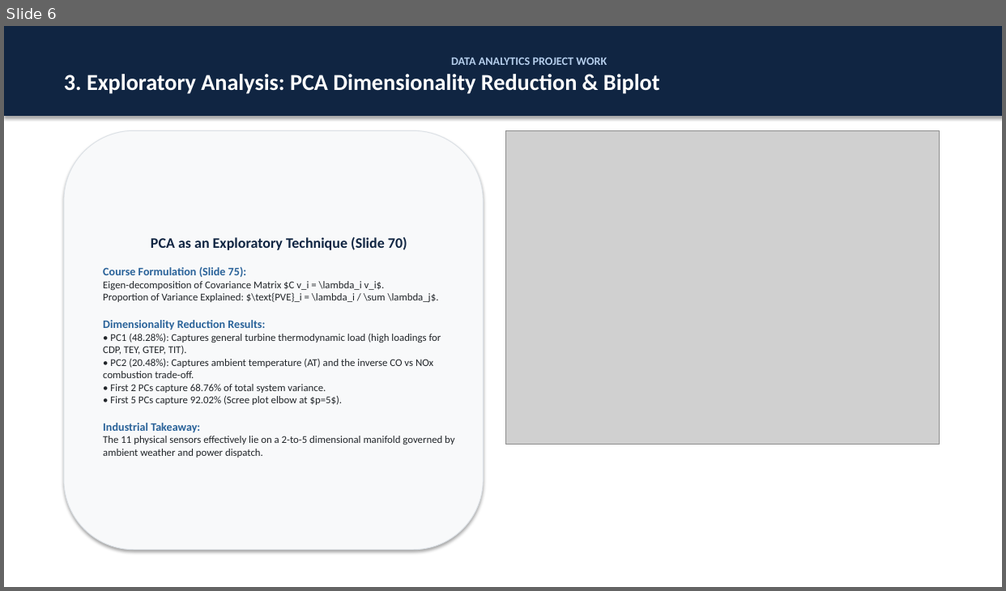
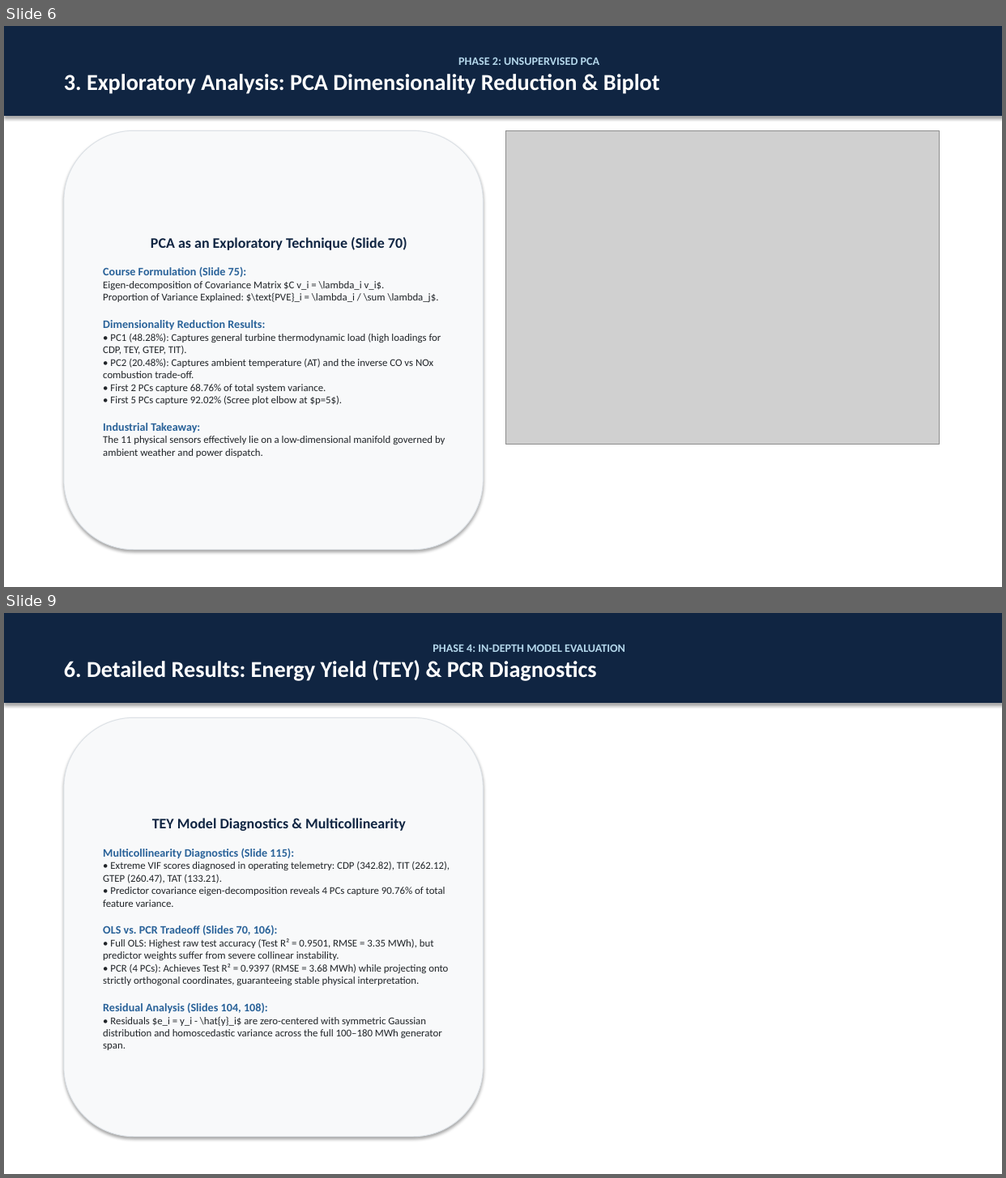
Before and after one commit to guidomariadifiore/DataAnalysisProject, a slide deck: presentation.pptx. Shown one above the other, each under a label of ours: slide 6 before the commit, slides 6 and 9 after it; the slides between them are not shown. The pictures are 1006x591 and 1006x1178 pixels, drawn with LibreOffice and Linux fonts; fonts in the diff are those of the drawing; grey boxes stand for pictures. Boxes give left, top, right and bottom in pixels: in the first picture for what was removed or moved away, otherwise in the second. Text is boxed around its words. In the diff, an @@ line names an element or a change of style, - is before the commit and + after.

```diff
--- a/presentation.pptx
+++ b/presentation.pptx
@@ slide 9 added at <box>4,613,1002,1174</box>, background #FFFFFF @@
@@ rectangle added at <box>4,613,1002,703</box>, fill #102542, outline #102542 0.75 pt, 22 pt, text #FFFFFF, bold @@
+PHASE 4: IN-DEPTH MODEL EVALUATION
+6. Detailed Results: Energy Yield (TEY) & PCR Diagnostics
@@ rounded rectangle added at <box>64,717,484,1137</box>, fill #F8F9FA, outline #DCE1E6 0.75 pt, 10 pt, text #212529 @@
+TEY Model Diagnostics & Multicollinearity
+Multicollinearity Diagnostics (Slide 115):
+• Extreme VIF scores diagnosed in operating telemetry: CDP (342.82), TIT (262.12), GTEP (260.47), TAT (133.21).
+• Predictor covariance eigen-decomposition reveals 4 PCs capture 90.76% of total feature variance.
+OLS vs. PCR Tradeoff (Slides 70, 106):
+• Full OLS: Highest raw test accuracy (Test R² = 0.9501, RMSE = 3.35 MWh), but predictor weights suffer from severe collinear instability.
+• PCR (4 PCs): Achieves Test R² = 0.9397 (RMSE = 3.68 MWh) while projecting onto strictly orthogonal coordinates, guaranteeing stable physical interpretation.
+Residual Analysis (Slides 104, 108):
+• Residuals $e_i = y_i - \hat{y}_i$ are zero-centered with symmetric Gaussian distribution and homoscedastic variance across the full 100–180 MWh generator span.
@@ slide 6 changed as well @@
@@ text in rectangle at <box>458,57,600,65</box>: text changed; text colour #B4CDEB to #B4D7EB @@
-DATA ANALYTICS PROJECT WORK
+PHASE 2: UNSUPERVISED PCA
@@ text in rounded rectangle at <box>103,436,445,458</box>: text changed @@
-The 11 physical sensors effectively lie on a 2-to-5 dimensional manifold governed by ambient weather and power dispatch.
+The 11 physical sensors effectively lie on a low-dimensional manifold governed by ambient weather and power dispatch.
```
Also in this commit, not shown: 6 other slides changed, 4 other slides added, 4 other files.
